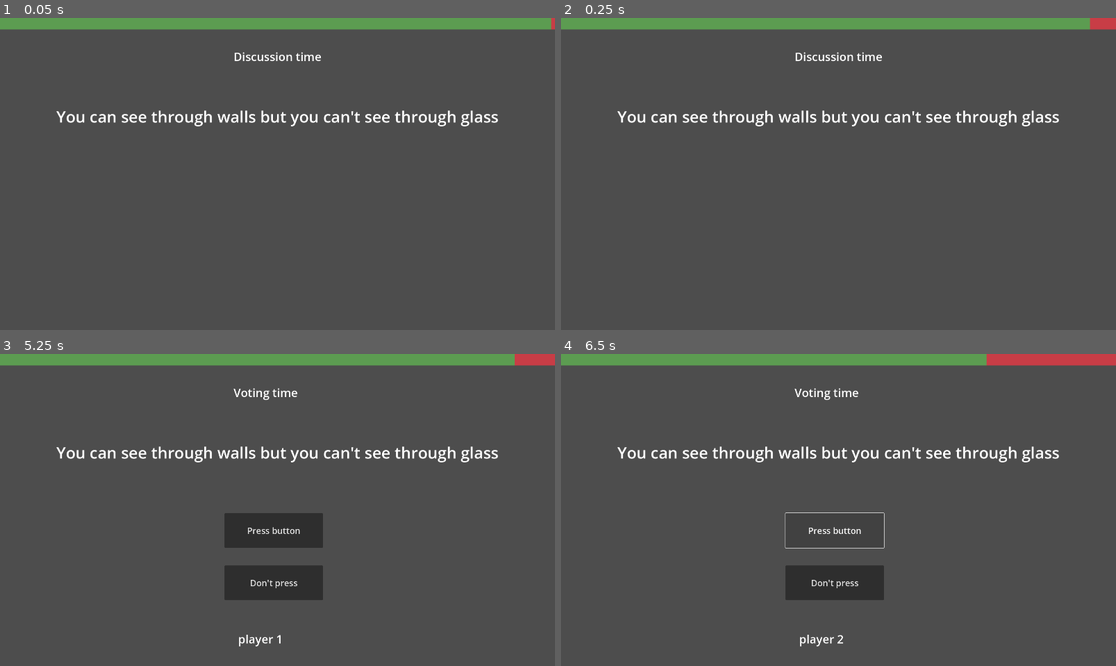
Above: before the commit, frames 1-4 (two rows, left to right).
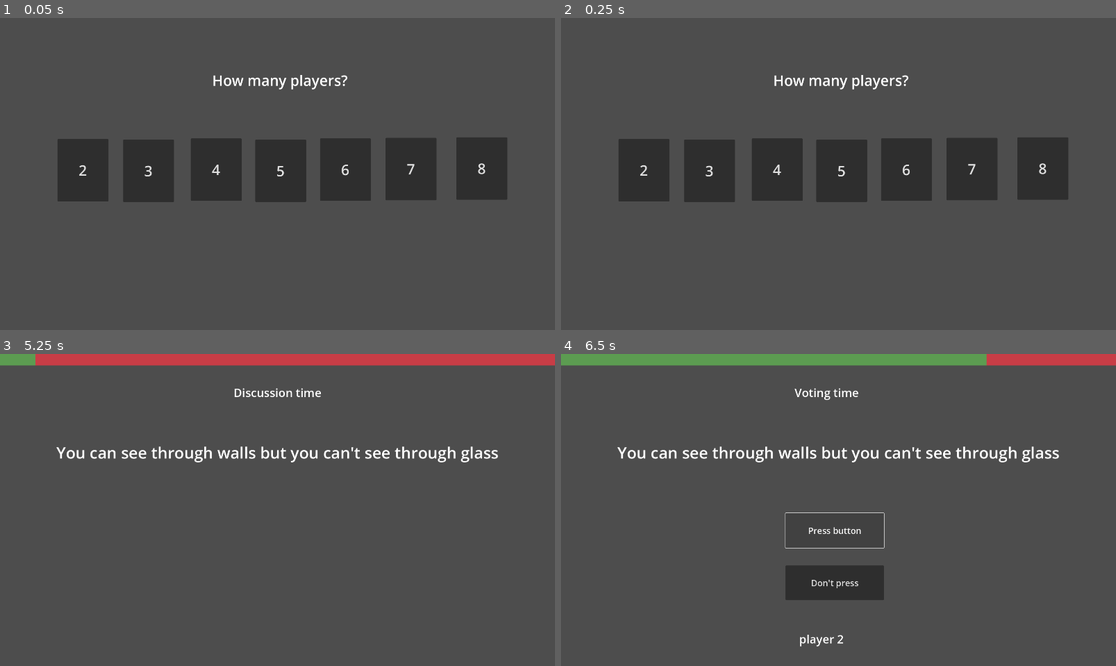
Above: after the commit, the same moments.

Repository: Beepered/WouldYouPressButton
Game: Godot game, scene res://Level.tscn
Same seed, same stepped clock (60 frames per second), same inputs: the game is played once before the commit and once after it.
Inputs (mouse positions are in pixels of both pictures, inside the frame that each line leads up to):
- Up to frame 1 (0.05 s): no input
- Up to frame 2 (0.25 s): no input
- Up to frame 3 (5.25 s): click (83, 506) at 0.5 s, where only the run after the commit has a clickable "2"
- Up to frame 4 (6.5 s): click "Press button" at 5.75 s

The runs differ from the first frame. In frame 1, 18% of the frame differs, in the area x 0-100%, y 0-60%; in frame 2, 18%; in frame 3, 7.5%; in frame 4, nothing differs.

Commit message:
can put amount of players

Diff:
--- a/GameManager.gd
+++ b/GameManager.gd
@@ -10,11 +10,12 @@
 "Learn everything about Greece but forget everything about Rome", "Free coffee but it can only be black", "You become amazing at art but all colors you see switch",
 "Your legs are big but your arms are small", "Cancer is solved but everyone who doesn't have cancer gets cancer", "Be fireproof but water is always cold"]
 
+var gotPlayers: bool = false; var playing: bool = false
 var numPlayers = 2;
 var numVoted = 0;
 var votes = [] # list of 0, 1, or 999, 0 means yes, 1 means no, 999 means no vote
 
-# game object variables except for timers just to read easier
+# game voting stuff
 @onready var progressBar = $"Game voting stuff/ProgressBar"
 @onready var gameText = $"Game voting stuff/gameText" # text will change from "discussion time" to "voting time"
 @onready var prompt = $"Game voting stuff/prompt"
@@ -24,11 +25,19 @@
 @onready var discussTimer = $"Game voting stuff/discussion timer"
 @onready var voteTimer = $"Game voting stuff/vote timer"
 
-func _ready() -> void:
-	# ask number of players
+func beginGame():
+	playing = true
+	$"Num Players stuff".visible = false
+	$"Game voting stuff".visible = true
 	begin_discussion()
 
 func _process(delta: float) -> void:
+	if(gotPlayers && !playing):
+		beginGame()
+	elif(!gotPlayers):
+		$"Num Players stuff".visible = true
+		$"Game voting stuff".visible = false
+
 	if (discussTimer.time_left > 0):
 		progressBar.value = (discussTimer.time_left / discussTimer.wait_time) * 100
 	elif (voteTimer.time_left > 0):
--- a/Level.tscn
+++ b/Level.tscn
@@ -1,6 +1,7 @@
-[gd_scene load_steps=4 format=3 uid="uid://cfafusdh4p6em"]
+[gd_scene load_steps=5 format=3 uid="uid://cfafusdh4p6em"]
 
 [ext_resource type="Script" path="res://GameManager.gd" id="1_jui51"]
+[ext_resource type="Script" path="res://playerNumButton.gd" id="3_13vj8"]
 
 [sub_resource type="StyleBoxFlat" id="StyleBoxFlat_0yyxq"]
 bg_color = Color(0.785299, 0.239462, 0.273742, 1)
@@ -13,7 +14,88 @@
 
 [node name="Num Players stuff" type="Node2D" parent="."]
 
+[node name="Label" type="Label" parent="Num Players stuff"]
+offset_left = 620.0
+offset_top = 143.0
+offset_right = 1317.0
+offset_bottom = 289.0
+theme_override_font_sizes/font_size = 50
+text = "How many players?"
+horizontal_alignment = 1
+vertical_alignment = 1
+
+[node name="Button" type="Button" parent="Num Players stuff"]
+offset_left = 199.0
+offset_top = 419.0
+offset_right = 375.0
+offset_bottom = 635.0
+theme_override_font_sizes/font_size = 50
+text = "2"
+script = ExtResource("3_13vj8")
+number = 2
+
+[node name="Button2" type="Button" parent="Num Players stuff"]
+offset_left = 426.0
+offset_top = 421.0
+offset_right = 602.0
+offset_bottom = 637.0
+theme_override_font_sizes/font_size = 50
+text = "3"
+script = ExtResource("3_13vj8")
+number = 3
+
+[node name="Button3" type="Button" parent="Num Players stuff"]
+offset_left = 660.0
+offset_top = 417.0
+offset_right = 836.0
+offset_bottom = 633.0
+theme_override_font_sizes/font_size = 50
+text = "4"
+script = ExtResource("3_13vj8")
+number = 4
+
+[node name="Button4" type="Button" parent="Num Players stuff"]
+offset_left = 883.0
+offset_top = 421.0
+offset_right = 1059.0
+offset_bottom = 637.0
+theme_override_font_sizes/font_size = 50
+text = "5"
+script = ExtResource("3_13vj8")
+number = 5
+
+[node name="Button5" type="Button" parent="Num Players stuff"]
+offset_left = 1107.0
+offset_top = 417.0
+offset_right = 1283.0
+offset_bottom = 633.0
+theme_override_font_sizes/font_size = 50
+text = "6"
+script = ExtResource("3_13vj8")
+number = 6
+
+[node name="Button6" type="Button" parent="Num Players stuff"]
+offset_left = 1334.0
+offset_top = 415.0
+offset_right = 1510.0
+offset_bottom = 631.0
+theme_override_font_sizes/font_size = 50
+text = "7"
+script = ExtResource("3_13vj8")
+number = 7
+
+[node name="Button7" type="Button" parent="Num Players stuff"]
+offset_left = 1579.0
+offset_top = 413.0
+offset_right = 1755.0
+offset_bottom = 629.0
+theme_override_font_sizes/font_size = 50
+text = "8"
+script = ExtResource("3_13vj8")
+number = 8
+
 [node name="Game voting stuff" type="Node2D" parent="."]
+visible = false
 
 [node name="ProgressBar" type="ProgressBar" parent="Game voting stuff"]
 offset_right = 1920.0
@@ -73,6 +155,13 @@
 wait_time = 3.0
 one_shot = true
 
+[connection signal="button_down" from="Num Players stuff/Button" to="Num Players stuff/Button" method="_on_button_down"]
+[connection signal="button_down" from="Num Players stuff/Button2" to="Num Players stuff/Button2" method="_on_button_down"]
+[connection signal="button_down" from="Num Players stuff/Button3" to="Num Players stuff/Button3" method="_on_button_down"]
+[connection signal="button_down" from="Num Players stuff/Button4" to="Num Players stuff/Button4" method="_on_button_down"]
+[connection signal="button_down" from="Num Players stuff/Button5" to="Num Players stuff/Button5" method="_on_button_down"]
+[connection signal="button_down" from="Num Players stuff/Button6" to="Num Players stuff/Button6" method="_on_button_down"]
+[connection signal="button_down" from="Num Players stuff/Button7" to="Num Players stuff/Button7" method="_on_button_down"]
 [connection signal="button_down" from="Game voting stuff/YesButton" to="." method="_on_vote_yes_button_down"]
 [connection signal="button_down" from="Game voting stuff/NoButton" to="." method="_on_vote_no_button_down"]
 [connection signal="timeout" from="Game voting stuff/discussion timer" to="." method="_on_discussion_timer_timeout"]
--- /dev/null
+++ b/playerNumButton.gd
@@ -0,0 +1,8 @@
+extends Button
+
+@export var number = 1
+@onready var GameManager = $"../.."
+
+func _on_button_down() -> void:
+	GameManager.numPlayers = number
+	GameManager.gotPlayers = true
